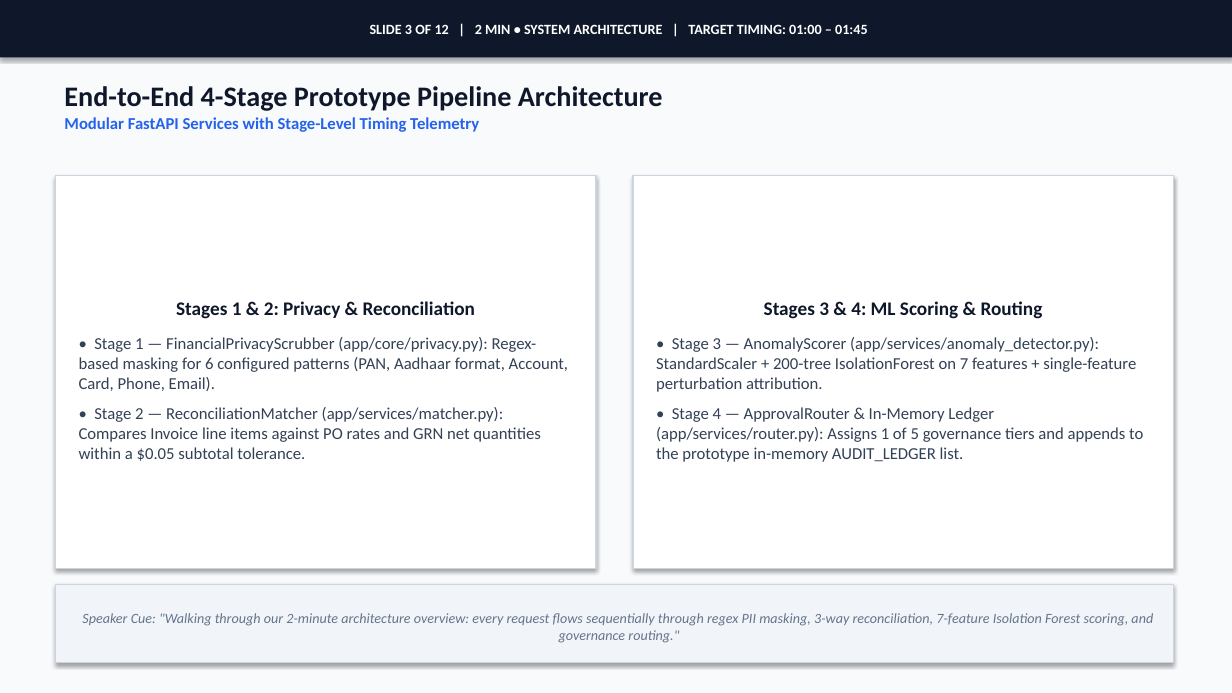
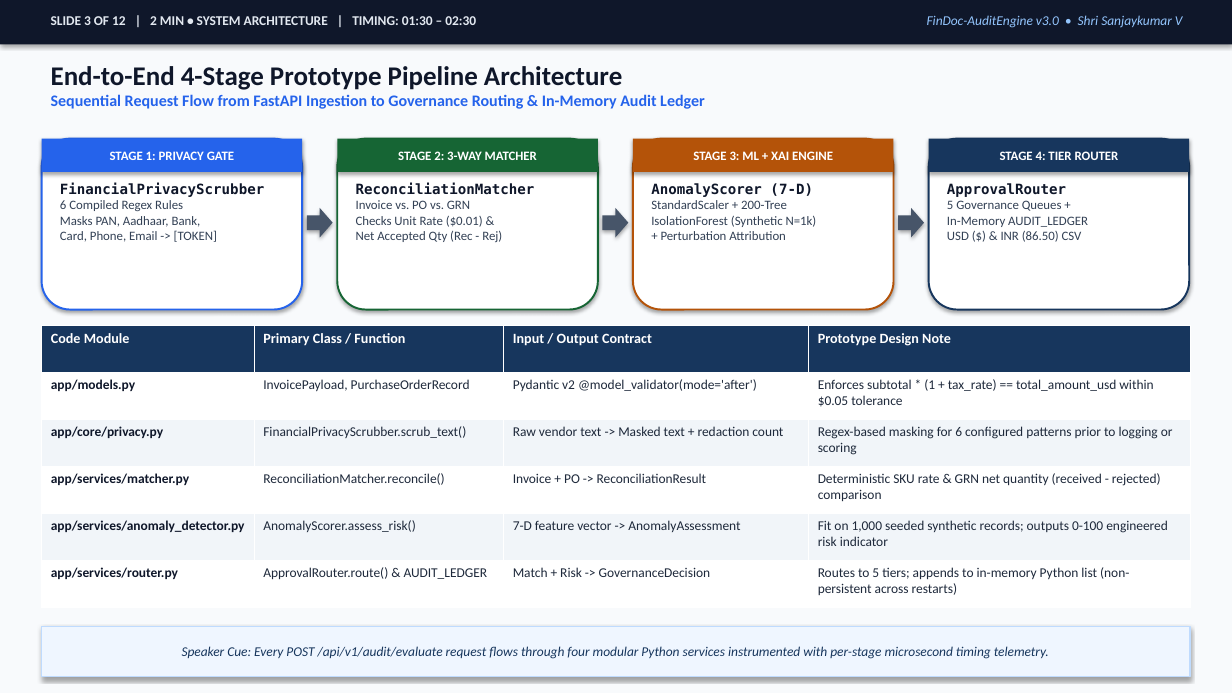
Before and after one commit to Shri-Sanjaykumar/Linkific-Tasks, a slide deck: slide 3 of Day-29/docs/FinDoc_AuditEngine_Presentation_Slides.pptx. Drawn at 1232x693 pixels with LibreOffice and Linux fonts; fonts in the diff are those of the drawing. Boxes give left, top, right and bottom in pixels: in the first picture for what was removed or moved away, otherwise in the second. Text is boxed around its words. In the diff, an @@ line names an element or a change of style, - is before the commit and + after.

Commit message:
feat(day29-30): upgrade PPTX/PDF slides to multi-layout consulting deck, match exact VISA resume PDF/LaTeX style, and format all reports with Platypus tables

```diff
--- a/Day-29/docs/FinDoc_AuditEngine_Presentation_Slides.pptx
+++ b/Day-29/docs/FinDoc_AuditEngine_Presentation_Slides.pptx
@@ rectangle: place and size @@
-rectangle at bbox=[0, 0, 1232, 57]
+rectangle at bbox=[0, 0, 1232, 44]
@@ text added at bbox=[51, 16, 476, 25], 10.5 pt, text #E2E8F0, bold @@
+SLIDE 3 OF 12 | 2 MIN • SYSTEM ARCHITECTURE | TIMING: 01:30 – 02:30
@@ text in rectangle at bbox=[370, 24, 868, 34]: text removed @@
-SLIDE 3 OF 12 | 2 MIN • SYSTEM ARCHITECTURE | TARGET TIMING: 01:00 – 01:45
@@ text added at bbox=[927, 15, 1183, 28], 10.5 pt, text #93C5FD, italic @@
+FinDoc-AuditEngine v3.0 • Shri Sanjaykumar V
@@ text "End-to-End 4-Stage Prototype Pipeline Architecture": place and size @@
-text "End-to-End 4-Stage Prototype Pipeline Architecture" at bbox=[64, 86, 663, 132]
+text "End-to-End 4-Stage Prototype Pipeline Architecture" at bbox=[51, 66, 705, 109]
@@ text at bbox=[51, 66, 622, 90]: size 22 to 21 pt in "End-to-End 4-Stage Prototype Pipeline Architecture" @@
@@ text at bbox=[51, 94, 705, 109]: text changed; size 13 to 12.5 pt @@
-Modular FastAPI Services with Stage-Level Timing Telemetry
+Sequential Request Flow from FastAPI Ingestion to Governance Routing & In-Memory Audit Ledger
@@ rounded rectangle added at bbox=[42, 139, 302, 310], fill #FFFFFF, outline #2563EB 1.5 pt @@
@@ rectangle added at bbox=[42, 139, 302, 172], fill #2563EB, 10 pt, text #FFFFFF, bold @@
+STAGE 1: PRIVACY GATE
@@ rounded rectangle added at bbox=[337, 139, 598, 310], fill #FFFFFF, outline #166534 1.5 pt @@
@@ rectangle added at bbox=[337, 139, 598, 172], fill #166534, 10 pt, text #FFFFFF, bold @@
+STAGE 2: 3-WAY MATCHER
@@ rounded rectangle added at bbox=[633, 139, 894, 310], fill #FFFFFF, outline #B45309 1.5 pt @@
@@ rectangle added at bbox=[633, 139, 894, 172], fill #B45309, 10 pt, text #FFFFFF, bold @@
+STAGE 3: ML + XAI ENGINE
@@ rounded rectangle added at bbox=[929, 139, 1189, 310], fill #FFFFFF, outline #17365D 1.5 pt @@
@@ rectangle added at bbox=[929, 139, 1189, 172], fill #17365D, 10 pt, text #FFFFFF, bold @@
+STAGE 4: TIER ROUTER
@@ rectangle removed at bbox=[55, 176, 596, 568] @@
-Stages 1 & 2: Privacy & Reconciliation
-• Stage 1 — FinancialPrivacyScrubber (app/core/privacy.py): Regex-based masking for 6 configured patterns (PAN, Aadhaar format, Account, Card, Phone, Email).
-• Stage 2 — ReconciliationMatcher (app/services/matcher.py): Compares Invoice line items against PO rates and GRN net quantities within a $0.05 subtotal tolerance.
@@ rectangle removed at bbox=[633, 176, 1174, 568] @@
-Stages 3 & 4: ML Scoring & Routing
-• Stage 3 — AnomalyScorer (app/services/anomaly_detector.py): StandardScaler + 200-tree IsolationForest on 7 features + single-feature perturbation attribution.
-• Stage 4 — ApprovalRouter & In-Memory Ledger (app/services/router.py): Assigns 1 of 5 governance tiers and appends to the prototype in-memory AUDIT_LEDGER list.
@@ text added at bbox=[60, 182, 264, 242], 10 pt, text #334155 @@
+FinancialPrivacyScrubber
+6 Compiled Regex Rules
+Masks PAN, Aadhaar, Bank,
+Card, Phone, Email -> [TOKEN]
@@ right arrow added at bbox=[307, 208, 333, 238], fill #475569 @@
@@ text added at bbox=[356, 182, 535, 242], 10 pt, text #334155 @@
+ReconciliationMatcher
+Invoice vs. PO vs. GRN
+Checks Unit Rate ($0.01) &
+Net Accepted Qty (Rec - Rej)
@@ right arrow added at bbox=[603, 208, 628, 238], fill #475569 @@
@@ text added at bbox=[651, 183, 817, 240], 10 pt, text #334155 @@
+AnomalyScorer (7-D)
+StandardScaler + 200-Tree
+IsolationForest (Synthetic N=1k)
++ Perturbation Attribution
@@ right arrow added at bbox=[898, 208, 924, 238], fill #475569 @@
@@ text added at bbox=[947, 183, 1088, 242], 10 pt, text #334155 @@
+ApprovalRouter
+5 Governance Queues +
+In-Memory AUDIT_LEDGER
+USD ($) & INR (86.50) CSV
@@ table added at bbox=[42, 325, 1190, 607], 6 rows, 4 columns @@
+Code Module | Primary Class / Function | Input / Output Contract | Prototype Design Note
+app/models.py | InvoicePayload, PurchaseOrderRecord | Pydantic v2 @model_validator(mode='after') | Enforces subtotal * (1 + tax_rate) == total_amount_usd within $0.05 tolerance
+app/core/privacy.py | FinancialPrivacyScrubber.scrub_text() | Raw vendor text -> Masked text + redaction count | Regex-based masking for 6 configured patterns prior to logging or scoring
+app/services/matcher.py | ReconciliationMatcher.reconcile() | Invoice + PO -> ReconciliationResult | Deterministic SKU rate & GRN net quantity (received - rejected) comparison
+app/services/anomaly_detector.py | AnomalyScorer.assess_risk() | 7-D feature vector -> AnomalyAssessment | Fit on 1,000 seeded synthetic records; outputs 0-100 engineered risk indicator
+app/services/router.py | ApprovalRouter.route() & AUDIT_LEDGER | Match + Risk -> GovernanceDecision | Routes to 5 tiers; appends to in-memory Python list (non-persistent across restarts)
@@ rectangle "Speaker Cue: Every POST /api/v1/audit/evaluate ...": place and size @@
-rectangle "Speaker Cue: Every POST /api/v1/audit/evaluate ..." at bbox=[55, 584, 1174, 663]
+rectangle "Speaker Cue: Every POST /api/v1/audit/evaluate ..." at bbox=[42, 627, 1190, 677]
@@ rectangle "Speaker Cue: Every POST /api/v1/audit/evaluate ..." at bbox=[42, 627, 1190, 677]: fill #F1F5F9 to #EFF6FF; outline #CBD5E1 0.75 pt to #BFDBFE 1 pt @@
@@ text in rectangle at bbox=[182, 646, 1049, 659]: text changed; size 11 to 10.5 pt; text colour #64748B to #17365D @@
-Speaker Cue: "Walking through our 2-minute architecture overview: every request flows sequentially through regex PII masking, 3-way reconciliation, 7-feature Isolation Forest scoring, and governance routing."
+Speaker Cue: Every POST /api/v1/audit/evaluate request flows through four modular Python services instrumented with per-stage microsecond timing telemetry.
```
Also in this commit, not shown: 3 other slides changed, 8 slides added, 8 slides removed, 23 other files.
